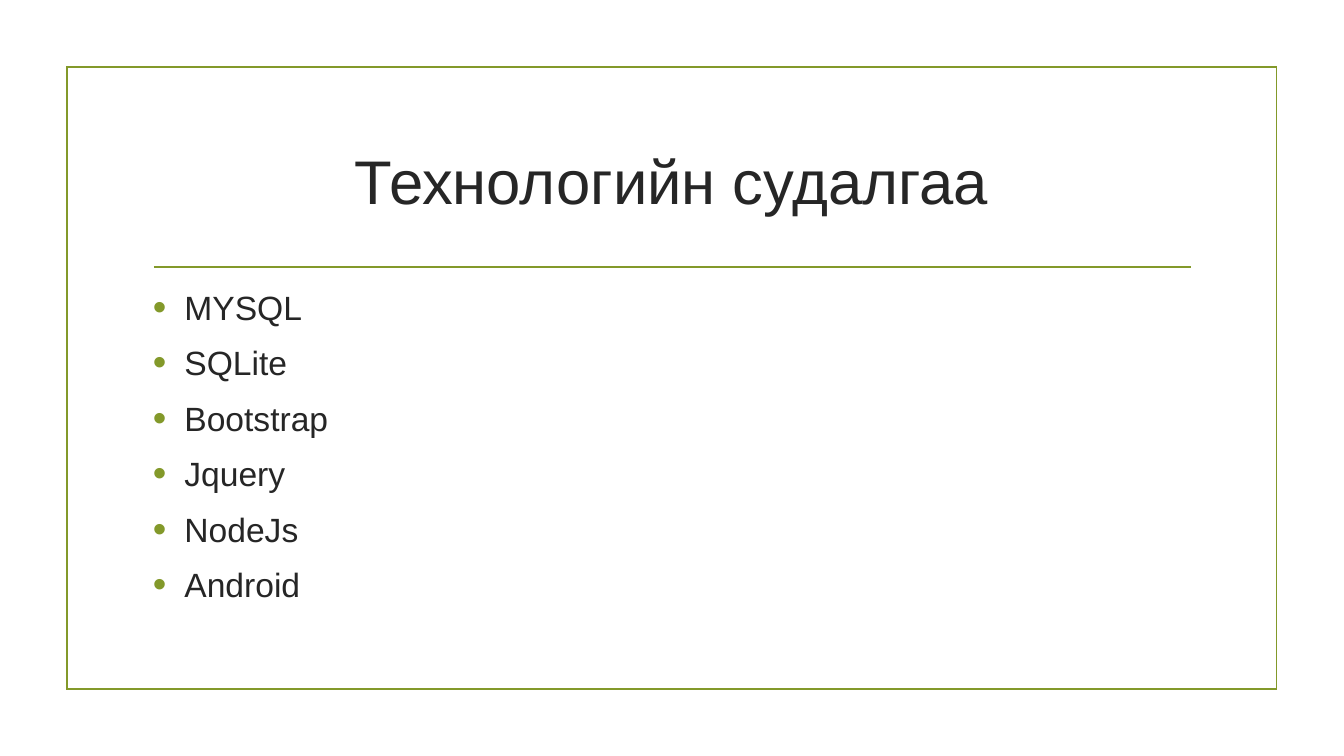
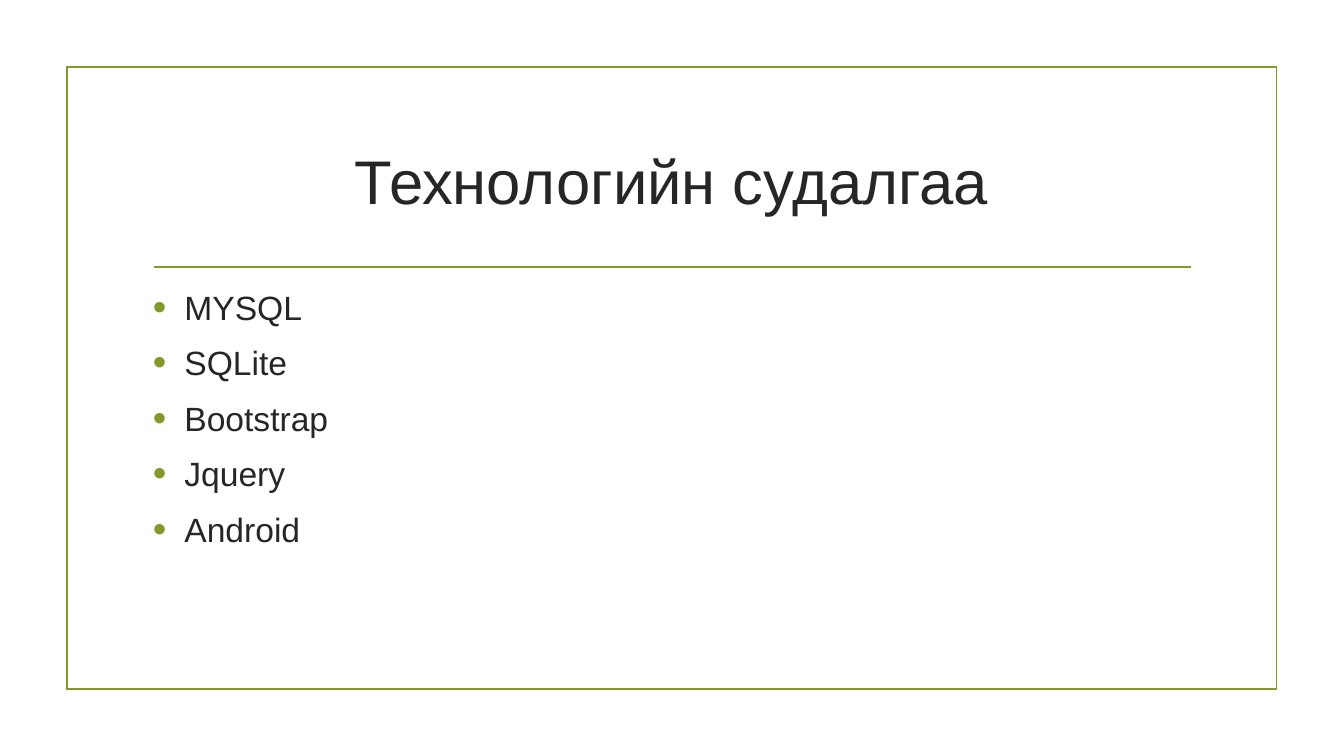
Before and after one commit to md33/tailan, a slide deck: slide 13 of Өгөгдлийн нууцлал,.pptx (slide 14 before the commit). Drawn at 1344x756 pixels with LibreOffice and Linux fonts; fonts in the diff are those of the drawing; background and template pictures are left out. Boxes give left, top, right and bottom in pixels: in the first picture for what was removed or moved away, otherwise in the second. Text is boxed around its words. In the diff, an @@ line names an element or a change of style, - is before the commit and + after.

```diff
--- a/Өгөгдлийн нууцлал,.pptx
+++ b/Өгөгдлийн нууцлал,.pptx
@@ text at (x1=184, y1=517, x2=298, y2=543): paragraph removed @@
-• NodeJs
```
Also in this commit, not shown: 8 other slides changed, 3 slides added, 6 slides removed, 1 other file.
